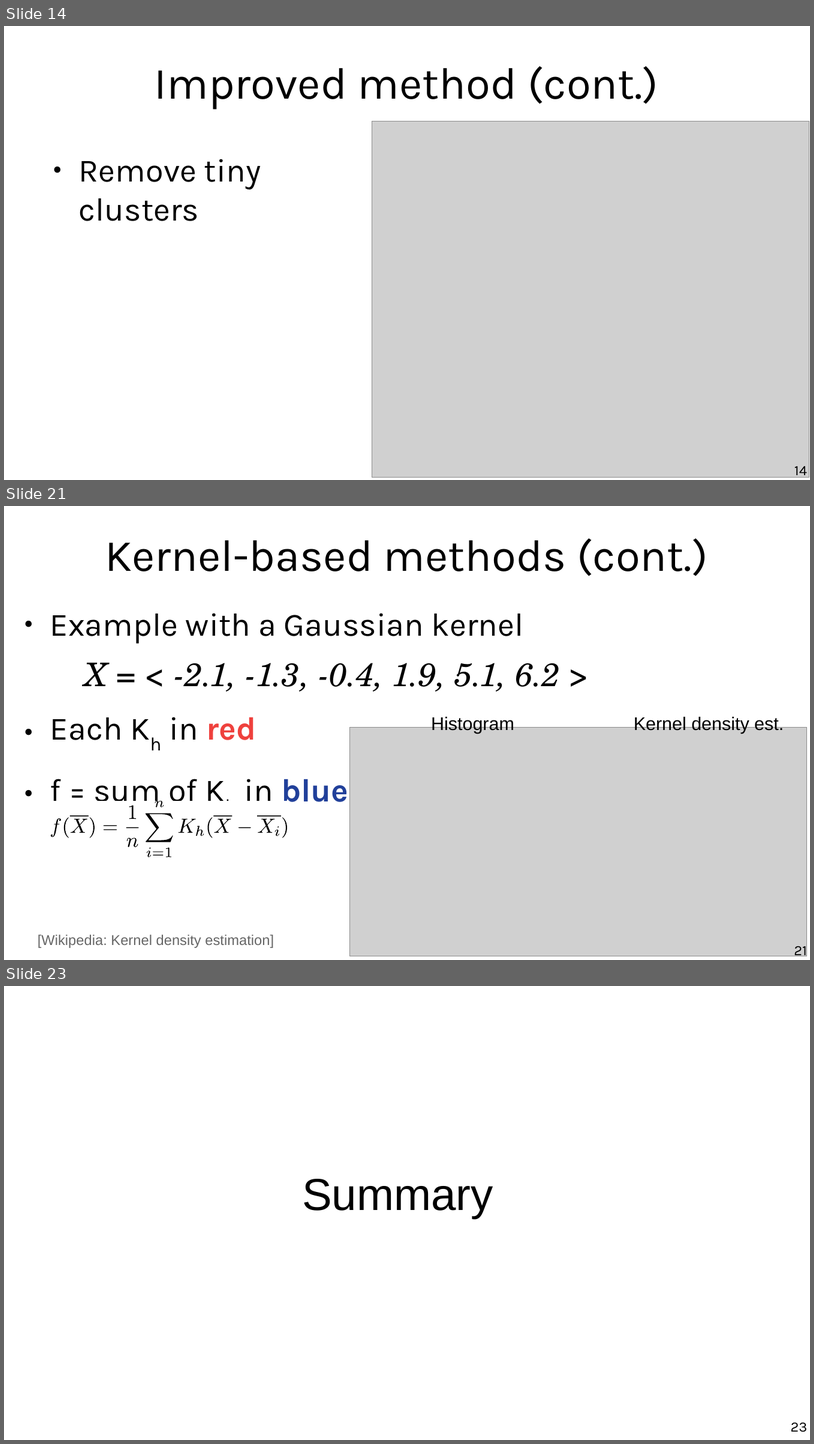
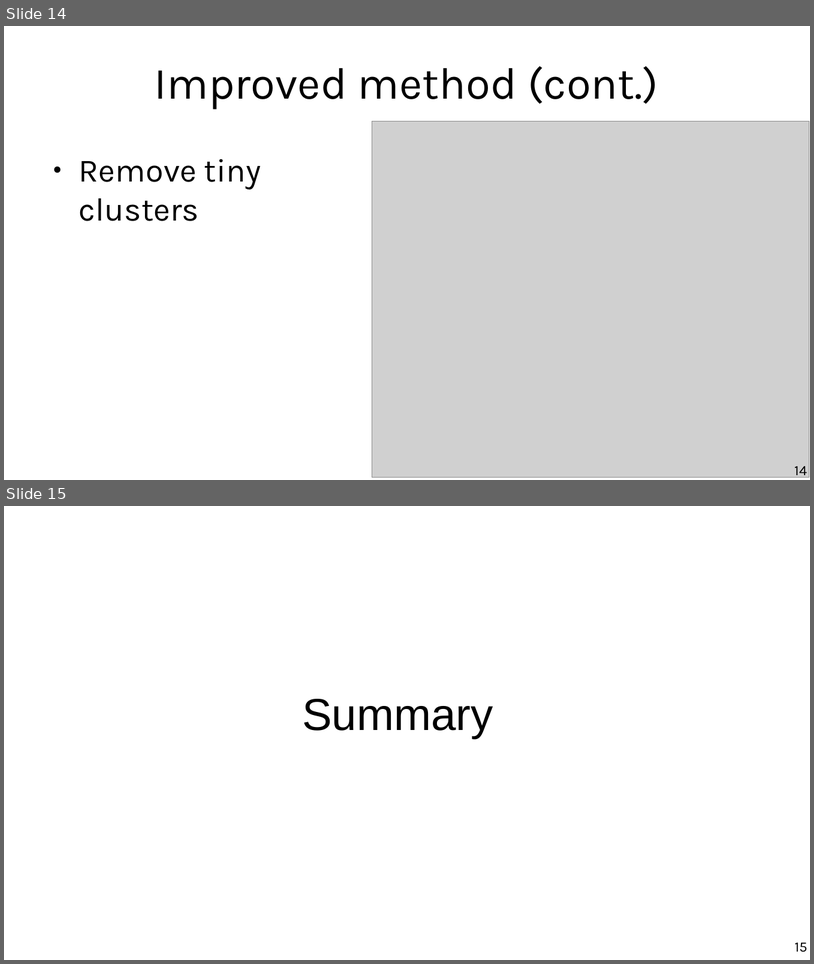
Before and after one commit to marco-calautti/data-mining-course, a slide deck: theory/odp/tt20_outliers_probability_density.odp. Shown one above the other, each under a label of ours: slides 14, 21 and 23 before the commit, slides 14 and 15 after it; the slides between them are not shown. The pictures are 814x1444 and 814x964 pixels, drawn with LibreOffice and Linux fonts; fonts in the diff are those of the drawing; grey boxes stand for pictures. Boxes give left, top, right and bottom in pixels: in the first picture for what was removed or moved away, otherwise in the second. Text is boxed around its words. In the diff, an @@ line names an element or a change of style, - is before the commit and + after.

```diff
--- a/theory/odp/tt20_outliers_probability_density.odp
+++ b/theory/odp/tt20_outliers_probability_density.odp
@@ slide 21 removed at [4,506,810,960], background #FFFFFF @@
@@ title removed at [105,538,708,576] @@
-Kernel-based methods (cont.)
@@ text removed at [50,613,560,809] @@
-● Example with a Gaussian kernel
-  X = < -2.1, -1.3, -0.4, 1.9, 5.1, 6.2 >
-● Each Kh in red
-● f = sum of Kh in blue
@@ text removed at [431,715,515,733] @@
-Histogram
@@ text removed at [634,715,784,733] @@
-Kernel density est.
@@ picture removed at [350,728,807,957] @@
@@ group removed at [50,801,288,857]: 25 freeform shapes @@
@@ text removed at [38,934,274,948] @@
-[Wikipedia: Kernel density estimation]
@@ page number removed at [794,942,807,958] @@
-21
@@ what was slide 23 is now slide 15 @@
@@ page number at [795,942,807,952]: text changed @@
-23
+15
```
Also in this commit, not shown: 4 slides changed, 7 other slides removed, 2 other files.
